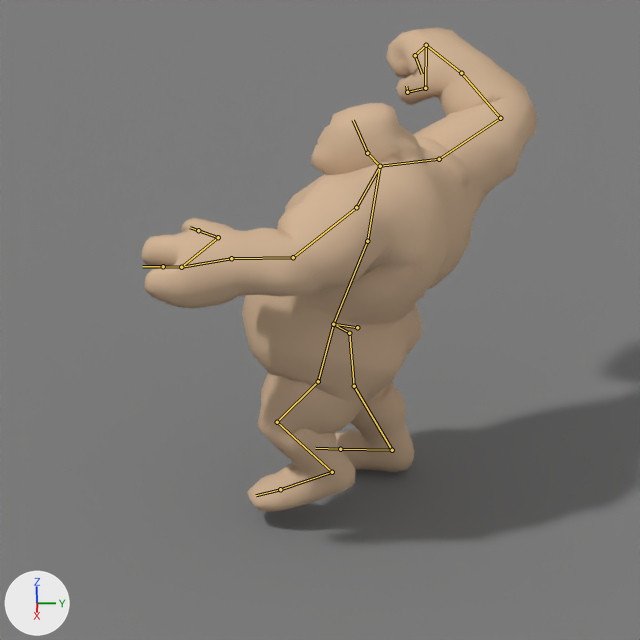
A saved change to the Blender file enemies/ogre/ogre_animations.blend.
Rendered twice from the file's camera 'Camera'. Arrows for +X, +Y and +Z are at lower left; the lights stay in place. Both versions are drawn at frame 3 of the action 'Punch'; the numbers are the values there. The bones that bend it are drawn over the model as lines.

In view in the first picture: 'OgreLow', 'ShadowPlane'.
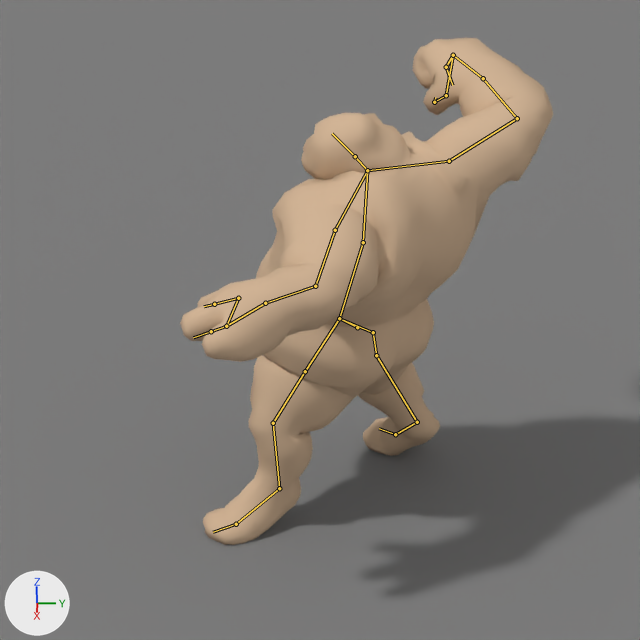
Commit message: Animation tweaks for Ogre

What differs and where, as boxes (x1, y1, x2, y2) in the pictures (640 x 640 px):
'OgreLow', posed
    before: (142, 27, 537, 512)
    after: (180, 38, 553, 545)
bone 'Root', root to tip
    before: (357, 327) to (333, 324)
    after: (357, 327) to (339, 318)
bone 'LowerBack', root to tip
    before: (333, 324) to (367, 241)
    after: (339, 318) to (363, 242)
bone 'UpperBack', root to tip
    before: (367, 241) to (380, 166)
    after: (363, 242) to (367, 170)
bone 'Shoulder.Left', root to tip
    before: (380, 166) to (356, 207)
    after: (367, 170) to (335, 230)
bone 'Upperarm.Left', root to tip
    before: (356, 207) to (293, 257)
    after: (335, 230) to (315, 286)
bone 'Forearm.Left', root to tip
    before: (293, 257) to (231, 258)
    after: (315, 286) to (265, 303)
bone 'Upperarm.Right', root to tip
    before: (439, 159) to (500, 118)
    after: (449, 161) to (517, 118)
bone 'Neck', root to tip
    before: (380, 166) to (367, 153)
    after: (367, 170) to (355, 156)
bone 'Head', root to tip
    before: (367, 153) to (353, 120)
    after: (355, 156) to (332, 133)
bone 'Hip.Right', root to tip
    before: (333, 324) to (349, 333)
    after: (339, 318) to (373, 332)
bone 'Thigh.Right', root to tip
    before: (349, 333) to (354, 386)
    after: (373, 332) to (376, 355)
bone 'Shin.Right', root to tip
    before: (354, 386) to (392, 450)
    after: (376, 355) to (417, 422)
bone 'Foot.Right', root to tip
    before: (392, 450) to (340, 449)
    after: (417, 422) to (395, 434)
bone 'Toes.Right', root to tip
    before: (340, 449) to (315, 448)
    after: (395, 434) to (379, 428)
bone 'Hip.Left', root to tip
    before: (333, 324) to (318, 381)
    after: (339, 318) to (305, 371)
bone 'Thigh.Left', root to tip
    before: (318, 381) to (277, 422)
    after: (305, 371) to (273, 423)
bone 'Shin.Left', root to tip
    before: (277, 422) to (332, 472)
    after: (273, 423) to (279, 488)
bone 'Foot.Left', root to tip
    before: (332, 472) to (280, 489)
    after: (279, 488) to (236, 524)
bone 'Toes.Left', root to tip
    before: (280, 489) to (256, 495)
    after: (236, 524) to (213, 532)

The edits, one by one:
Bone 'Root' (bone_root) turns from (8, 1, -14) to (20, 7, -38) degrees about its own x, y and z.
Bone 'LowerBack' (bone_lowerback) turns from (-13, -1, 9) to (-10, 1, 4) degrees about its own x, y and z.
Bone 'UpperBack' (bone_upperback) turns from (-9, 2, 10) to (-6, 3, 3) degrees about its own x, y and z.
Bone 'Shoulder.Left' (bone_shoulder_left) turns from (-5, 3, -9) to (-5, -16, 9) degrees about its own x, y and z.
Bone 'Upperarm.Left' (bone_upperarm_left) turns from (-8, -17, -21) to (42, 3, -12) degrees about its own x, y and z.
Bone 'Forearm.Left' (bone_forearm_left) turns from (-16, 16, -13) to (-15, 12, -17) degrees about its own x, y and z.
Bone 'Upperarm.Right' (bone_upperarm_right) turns from (52, -31, 14) to (39, -41, 16) degrees about its own x, y and z.
Bone 'Neck' (bone_neck) turns from (-6, 0, 18) to (-7, 5, 11) degrees about its own x, y and z.
Bone 'Head' (bone_head) turns from (5, 10, -3) to (1, 7, -32) degrees about its own x, y and z.
Bone 'Hip.Right' (bone_hip_right) turns from (-1, -1, -3) to (-6, -4, 0) degrees about its own x, y and z.
Bone 'Thigh.Right' (bone_thigh_right) turns from (1, 10, 4) to (-26, 45, 20) degrees about its own x, y and z.
Bone 'Shin.Right' (bone_shin_right) turns from (14, 1, -4) to (62, 8, 5) degrees about its own x, y and z.
Bone 'Foot.Right' (bone_foot_right) turns from (-11, 0, -9) to (2, -17, -52) degrees about its own x, y and z.
Bone 'Toes.Right' (bone_toes_right) turns from (0, 1, 0) to (-29, 28, -4) degrees about its own x, y and z.
Bone 'Hip.Left' (bone_hip_left) turns from (1, 0, -2) to (6, -3, 1) degrees about its own x, y and z.
Bone 'Thigh.Left' (bone_thigh_left) turns from (-44, -22, -5) to (-15, -50, -28) degrees about its own x, y and z.
Bone 'Shin.Left' (bone_shin_left) turns from (69, -15, 21) to (18, -18, 27) degrees about its own x, y and z.
Bone 'Foot.Left' (bone_foot_left) turns from (-13, -3, 21) to (29, 2, -2) degrees about its own x, y and z.
Bone 'Toes.Left' (bone_toes_left) turns from (0, 0, 0) to (-18, -4, 1) degrees about its own x, y and z.
